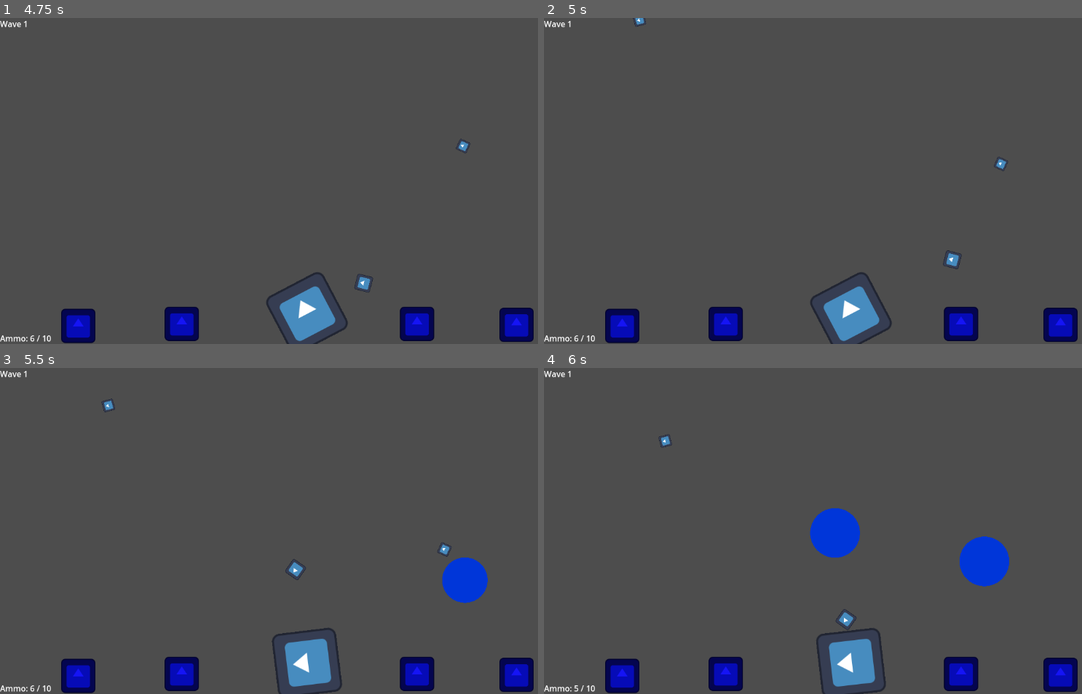
Above: before the commit, frames 1-4 (two rows, left to right).
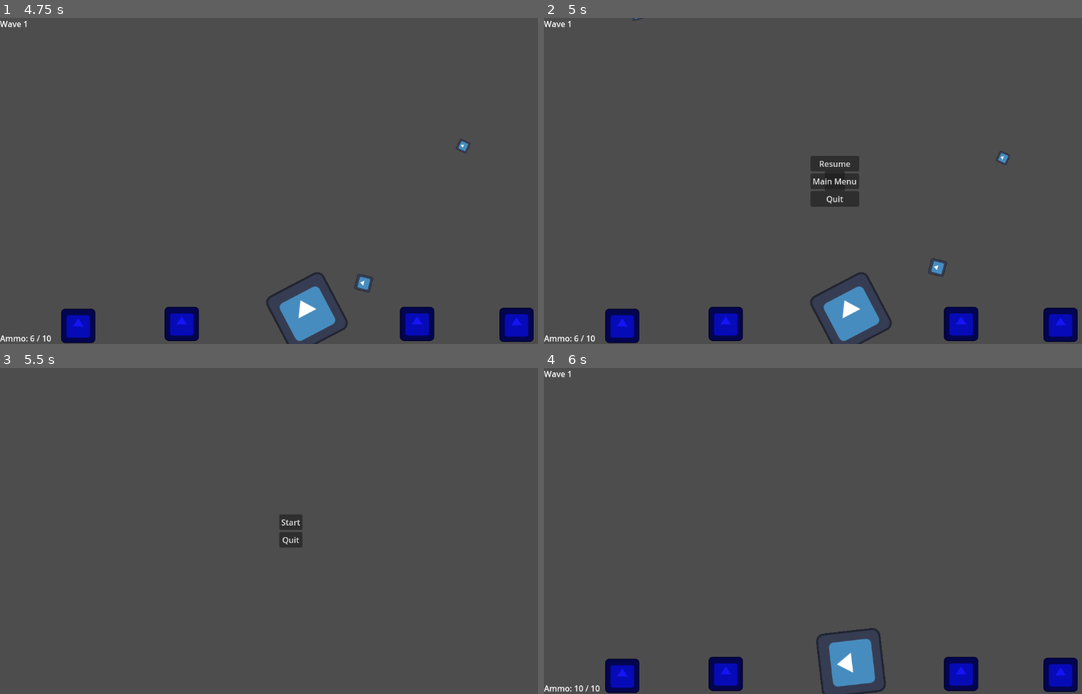
Above: after the commit, the same moments.

Repository: aceofknights/Missile-Game
Game: Godot game, scene res://Scene/MainMenu.tscn
Same seed, same stepped clock (60 frames per second), same inputs: the game is played once before the commit and once after it. Before the commit the project starts from res://MainMenu.tscn. The engine's default icon, where the game draws it, is replaced by a stand-in: a white triangle on a blue panel in a dark square.
Inputs (mouse positions are in pixels of both pictures, inside the frame that each line leads up to):
- Up to frame 1 (4.75 s): click "Start" at 0.5 s; tap Enter at 1.25 s; move the mouse to (419, 164) at 1.27 s; click (419, 164) at 1.42 s; move the mouse to (172, 197) at 2.02 s; click (172, 197) at 2.17 s; move the mouse to (349, 109) at 2.77 s; click (349, 109) at 2.92 s; move the mouse to (263, 246) at 3.52 s; click (263, 246) at 3.67 s; move the mouse to (462, 229) at 4.27 s; click (462, 229) at 4.42 s
- Up to frame 2 (5 s): tap Escape (ui_cancel) at 4.9 s
- Up to frame 3 (5.5 s): click (290, 531) at 5 s, where only the run after the commit has a clickable "Main Menu"
- Up to frame 4 (6 s): click (834, 521) at 5.75 s, where only the run after the commit has a clickable "Start"

Frame 1 is identical in both runs. In frame 2, 1.6% of the frame differs, in the area x 16-87%, y 0-80%; in frame 3, 5.7%, in the area x 0-100%, y 0-100%; in frame 4, 2.4%.
Error before the commit: Attempt to call function 'hide' in base 'null instance' on a null instance. (res://Main.gd:9)

Commit message:
Putting files into folders

Diff:
--- a/Boss.tscn
+++ b/Scene/Boss.tscn
@@ -1,7 +1,7 @@
 [gd_scene load_steps=6 format=3 uid="uid://d2ekj58yuhcvd"]
 
-[ext_resource type="Script" path="res://enemy.gd" id="1_m61ud"]
-[ext_resource type="PackedScene" uid="uid://g0r4peps31qo" path="res://explosion.tscn" id="2_sk56w"]
+[ext_resource type="Script" path="res://Scripts/enemy.gd" id="1_m61ud"]
+[ext_resource type="PackedScene" uid="uid://g0r4peps31qo" path="res://Scene/explosion.tscn" id="2_sk56w"]
 [ext_resource type="Texture2D" uid="uid://uy57wpn2tav1" path="res://icon.svg" id="3_i0gvw"]
 
 [sub_resource type="CanvasItemMaterial" id="CanvasItemMaterial_j05of"]
--- a/Main.tscn
+++ b/Scene/Main.tscn
@@ -1,21 +1,21 @@
 [gd_scene load_steps=7 format=3 uid="uid://ctxqd2rutxxdu"]
 
-[ext_resource type="Script" path="res://Main.gd" id="1_k0mke"]
-[ext_resource type="Script" path="res://Spawner.gd" id="1_r6u30"]
-[ext_resource type="PackedScene" uid="uid://vt8afrux1ojd" path="res://cannon.tscn" id="2_oj5qe"]
-[ext_resource type="PackedScene" uid="uid://evjxma2qlnwx" path="res://enemy.tscn" id="4_mjkuo"]
-[ext_resource type="PackedScene" uid="uid://vug46xq86s6a" path="res://building.tscn" id="6_ldoyd"]
+[ext_resource type="Script" path="res://Scripts/Main.gd" id="1_7l10b"]
+[ext_resource type="PackedScene" uid="uid://vt8afrux1ojd" path="res://Scene/cannon.tscn" id="2_oj5qe"]
+[ext_resource type="Script" path="res://Scripts/Spawner.gd" id="3_k5sqb"]
+[ext_resource type="PackedScene" uid="uid://evjxma2qlnwx" path="res://Scene/enemy.tscn" id="4_mjkuo"]
+[ext_resource type="PackedScene" uid="uid://dfts4hlsrshmv" path="res://Scene/PauseMenu.tscn" id="5_u4f7x"]
+[ext_resource type="PackedScene" uid="uid://vug46xq86s6a" path="res://Scene/building.tscn" id="6_ldoyd"]
 
 [node name="Main" type="Node2D"]
-script = ExtResource("1_k0mke")
+script = ExtResource("1_7l10b")
 
 [node name="Cannon" parent="." instance=ExtResource("2_oj5qe")]
 position = Vector2(608, 586)
 
-
 [node name="Spawner" type="Node2D" parent="."]
 position = Vector2(0, -50)
-script = ExtResource("1_r6u30")
+script = ExtResource("3_k5sqb")
 enemy_scene = ExtResource("4_mjkuo")
 
 [node name="UI" type="CanvasLayer" parent="."]
@@ -44,3 +44,5 @@
 
 [node name="Building4" parent="." instance=ExtResource("6_ldoyd")]
 position = Vector2(1023, 610)
+
+[node name="PauseMenu" parent="." instance=ExtResource("5_u4f7x")]
--- a/MainMenu.tscn
+++ b/Scene/MainMenu.tscn
@@ -1,7 +1,7 @@
 [gd_scene load_steps=3 format=3 uid="uid://egu0k3r4d4as"]
 
-[ext_resource type="Script" path="res://MainMenu.gd" id="1_cyah0"]
-[ext_resource type="PackedScene" uid="uid://ctxqd2rutxxdu" path="res://Main.tscn" id="2_tuy6b"]
+[ext_resource type="Script" path="res://Scripts/MainMenu.gd" id="1_x53og"]
+[ext_resource type="PackedScene" uid="uid://ctxqd2rutxxdu" path="res://Scene/Main.tscn" id="2_tuy6b"]
 
 [node name="MainMenu" type="Control"]
 layout_mode = 3
@@ -12,7 +12,7 @@
 anchor_bottom = 0.5
 grow_horizontal = 2
 grow_vertical = 2
-script = ExtResource("1_cyah0")
+script = ExtResource("1_x53og")
 game_scene = ExtResource("2_tuy6b")
 
 [node name="VBoxContainer" type="VBoxContainer" parent="."]
--- a/PauseMenu.tscn
+++ b/Scene/PauseMenu.tscn
@@ -1,11 +1,9 @@
-[gd_scene load_steps=3 format=3 uid="uid://dfts4hlsrshmv"]
+[gd_scene load_steps=2 format=3 uid="uid://dfts4hlsrshmv"]
 
-[ext_resource type="Script" path="res://PauseMenu.gd" id="1_6jqcq"]
-[ext_resource type="PackedScene" uid="uid://egu0k3r4d4as" path="res://MainMenu.tscn" id="2_wvxj0"]
+[ext_resource type="Script" path="res://Scripts/PauseMenu.gd" id="1_ij8jt"]
 
 [node name="PauseMenu" type="CanvasLayer"]
-script = ExtResource("1_6jqcq")
-main_menu_scene = ExtResource("2_wvxj0")
+script = ExtResource("1_ij8jt")
 
 [node name="Panel" type="Panel" parent="."]
 anchors_preset = 8
--- a/building.tscn
+++ b/Scene/building.tscn
@@ -1,13 +1,13 @@
 [gd_scene load_steps=4 format=3 uid="uid://vug46xq86s6a"]
 
-[ext_resource type="Script" path="res://building.gd" id="1_nf6k5"]
+[ext_resource type="Script" path="res://Scripts/building.gd" id="1_158o7"]
 [ext_resource type="Texture2D" uid="uid://uy57wpn2tav1" path="res://icon.svg" id="1_tn12e"]
 
 [sub_resource type="RectangleShape2D" id="RectangleShape2D_ot00v"]
 size = Vector2(68, 68)
 
 [node name="Building" type="Area2D"]
-script = ExtResource("1_nf6k5")
+script = ExtResource("1_158o7")
 
 [node name="Sprite2D" type="Sprite2D" parent="."]
 modulate = Color(0.0823529, 0.0784314, 0.960784, 1)
--- a/cannon.tscn
+++ b/Scene/cannon.tscn
@@ -1,14 +1,14 @@
 [gd_scene load_steps=5 format=3 uid="uid://vt8afrux1ojd"]
 
-[ext_resource type="Script" path="res://Cannon.gd" id="1_7yyqv"]
+[ext_resource type="Script" path="res://Scripts/Cannon.gd" id="1_riktf"]
 [ext_resource type="Texture2D" uid="uid://uy57wpn2tav1" path="res://icon.svg" id="2_sbulk"]
-[ext_resource type="PackedScene" uid="uid://d3kinnbojuaxp" path="res://projectile.tscn" id="2_w50be"]
+[ext_resource type="PackedScene" uid="uid://d3kinnbojuaxp" path="res://Scene/projectile.tscn" id="2_w50be"]
 
 [sub_resource type="RectangleShape2D" id="RectangleShape2D_w28l3"]
 size = Vector2(127, 126)
 
 [node name="Cannon" type="Area2D"]
-script = ExtResource("1_7yyqv")
+script = ExtResource("1_riktf")
 projectile_scene = ExtResource("2_w50be")
 
 [node name="Sprite2D" type="Sprite2D" parent="."]
--- a/enemy.tscn
+++ b/Scene/enemy.tscn
@@ -1,7 +1,7 @@
 [gd_scene load_steps=6 format=3 uid="uid://evjxma2qlnwx"]
 
-[ext_resource type="Script" path="res://enemy.gd" id="1_u4tr4"]
-[ext_resource type="PackedScene" uid="uid://g0r4peps31qo" path="res://explosion.tscn" id="2_g3wjo"]
+[ext_resource type="Script" path="res://Scripts/enemy.gd" id="1_mkcnt"]
+[ext_resource type="PackedScene" uid="uid://g0r4peps31qo" path="res://Scene/explosion.tscn" id="2_jdirn"]
 [ext_resource type="Texture2D" uid="uid://uy57wpn2tav1" path="res://icon.svg" id="2_x0dry"]
 
 [sub_resource type="CanvasItemMaterial" id="CanvasItemMaterial_j05of"]
@@ -10,8 +10,8 @@
 radius = 23.0217
 
 [node name="Enemy" type="Area2D"]
-script = ExtResource("1_u4tr4")
-explosion_scene = ExtResource("2_g3wjo")
+script = ExtResource("1_mkcnt")
+explosion_scene = ExtResource("2_jdirn")
 
 [node name="Sprite2D" type="Sprite2D" parent="."]
 material = SubResource("CanvasItemMaterial_j05of")
--- a/explosion.tscn
+++ b/Scene/explosion.tscn
@@ -1,7 +1,7 @@
 [gd_scene load_steps=5 format=3 uid="uid://g0r4peps31qo"]
 
+[ext_resource type="Script" path="res://Scripts/explosion.gd" id="1_08i34"]
 [ext_resource type="Texture2D" uid="uid://5senxme5ud0g" path="res://circle.png" id="1_k0cll"]
-[ext_resource type="Script" path="res://explosion.gd" id="1_o6ems"]
 
 [sub_resource type="ShaderMaterial" id="ShaderMaterial_ouckh"]
 
@@ -9,7 +9,7 @@
 radius = 25.1794
 
 [node name="Explosion" type="Area2D"]
-script = ExtResource("1_o6ems")
+script = ExtResource("1_08i34")
 
 [node name="Timer" type="Timer" parent="."]
 wait_time = 0.504
--- a/projectile.tscn
+++ b/Scene/projectile.tscn
@@ -1,15 +1,15 @@
 [gd_scene load_steps=5 format=3 uid="uid://d3kinnbojuaxp"]
 
-[ext_resource type="Script" path="res://projectile.gd" id="1_q1rb4"]
+[ext_resource type="Script" path="res://Scripts/projectile.gd" id="1_2oxmq"]
 [ext_resource type="Texture2D" uid="uid://uy57wpn2tav1" path="res://icon.svg" id="2_nbhe5"]
-[ext_resource type="PackedScene" uid="uid://g0r4peps31qo" path="res://explosion.tscn" id="2_y2y6o"]
+[ext_resource type="PackedScene" uid="uid://g0r4peps31qo" path="res://Scene/explosion.tscn" id="2_y2y6o"]
 
 [sub_resource type="CircleShape2D" id="CircleShape2D_b1hq2"]
 radius = 19.105
 
 [node name="Projectile" type="Area2D"]
 position = Vector2(36, 13)
-script = ExtResource("1_q1rb4")
+script = ExtResource("1_2oxmq")
 explosion_scene = ExtResource("2_y2y6o")
 
 [node name="CollisionShape2D" type="CollisionShape2D" parent="."]
@@ -21,5 +21,3 @@
 rotation = -0.837758
 scale = Vector2(0.25, 0.25)
 texture = ExtResource("2_nbhe5")
-
-[node name="Area2D" type="Area2D" parent="."]
--- a/Main.gd
+++ b/Scripts/Main.gd
@@ -16,7 +16,7 @@
 	var buildings = get_tree().get_nodes_in_group("building")
 	if buildings.size() == 0:
 		print("🏚️ All buildings destroyed — returning to main menu")
-		get_tree().change_scene_to_file("res://MainMenu.tscn")  # or load_upgrade_screen() later
+		get_tree().change_scene_to_file("res://Scene/MainMenu.tscn")  # or load_upgrade_screen() later
 
 func _unhandled_input(event):
 	if event.is_action_pressed("ui_cancel"):
--- a/PauseMenu.gd
+++ b/Scripts/PauseMenu.gd
@@ -24,7 +24,7 @@
 func _on_main_menu_pressed():
 	print("Trying fallback load...")
 	get_tree().paused = false
-	get_tree().change_scene_to_file("res://MainMenu.tscn")
+	get_tree().change_scene_to_file("res://Scene/MainMenu.tscn")
 
 func _on_quit_pressed():
 	print("Quitting game")
--- a/enemy.gd
+++ b/Scripts/enemy.gd
@@ -7,7 +7,7 @@
 	rotation = velocity.angle()
 	connect("area_entered", Callable(self, "_on_area_entered"))
 	add_to_group("enemy")
-
+	# this is a test comment
 func _process(delta):
 	position += velocity * speed * delta
 
--- a/project.godot
+++ b/project.godot
@@ -11,12 +11,12 @@
 [application]
 
 config/name="MissileCommandClone"
-run/main_scene="res://MainMenu.tscn"
+run/main_scene="res://Scene/MainMenu.tscn"
 config/features=PackedStringArray("4.2")
 
 [autoload]
 
-GameManager="*res://GameManager.gd"
+GameManager="*res://Scripts/GameManager.gd"
 
 [dotnet]
 
Renamed: UpgradeScreen.tscn -> Scene/UpgradeScreen.tscn
Renamed: BossFight.gd -> Scripts/BossFight.gd
Renamed: Cannon.gd -> Scripts/Cannon.gd
Renamed: GameManager.gd -> Scripts/GameManager.gd
Renamed: MainMenu.gd -> Scripts/MainMenu.gd
Renamed: Spawner.gd -> Scripts/Spawner.gd
Renamed: UpgradeScreen.gd -> Scripts/UpgradeScreen.gd
Renamed: building.gd -> Scripts/building.gd
Renamed: explosion.gd -> Scripts/explosion.gd
Renamed: projectile.gd -> Scripts/projectile.gd
